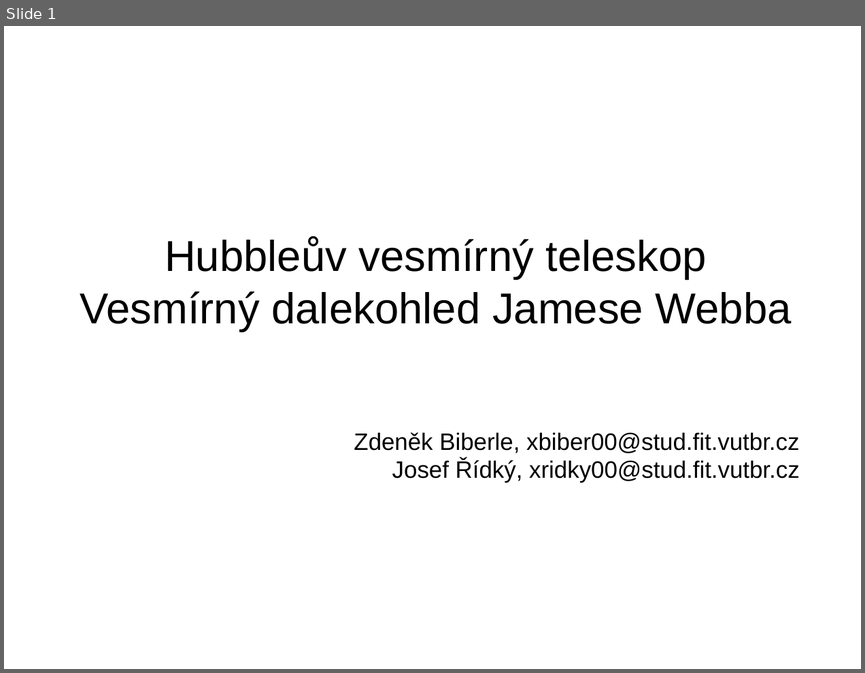
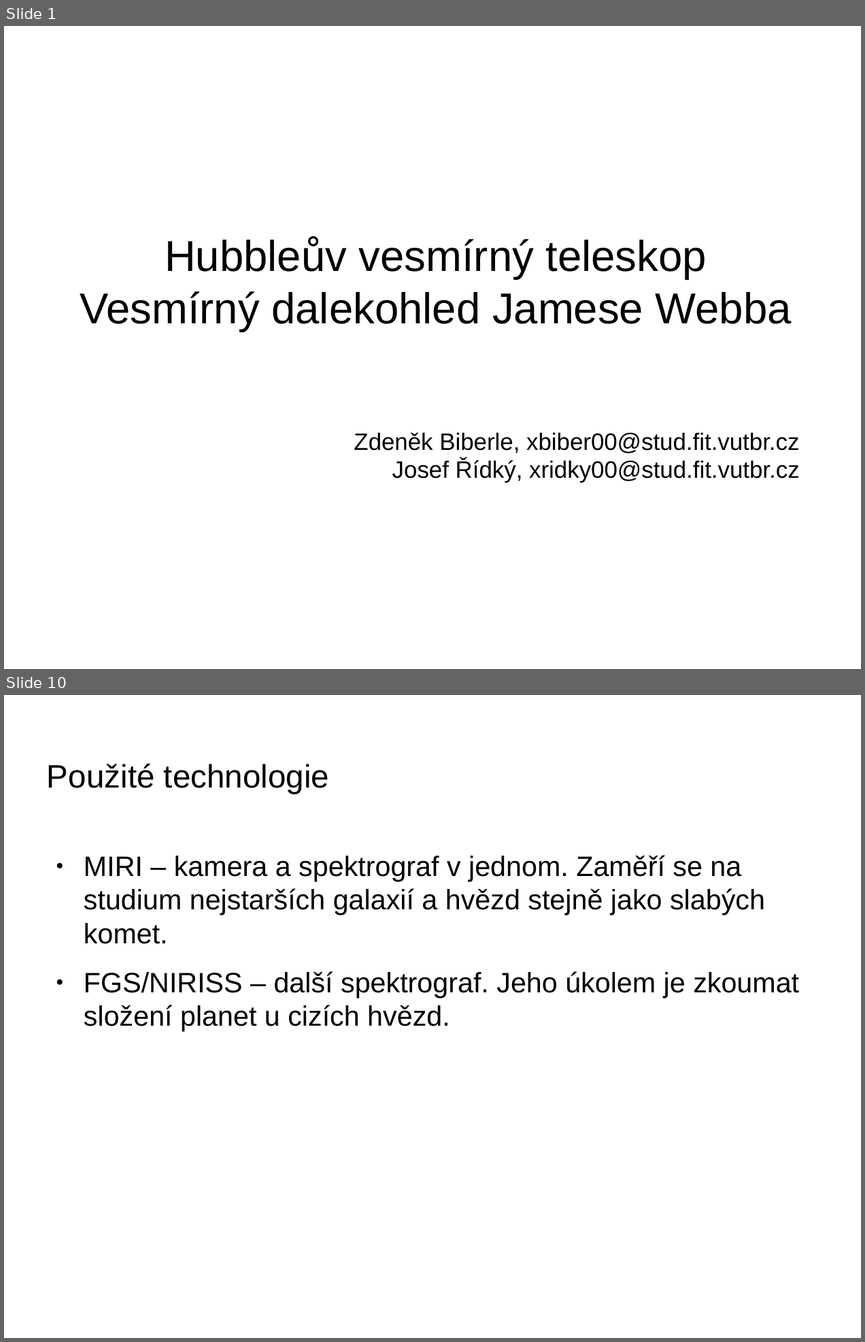
Before and after one commit to fast4shoot/FYO2015, a slide deck: slides/slides.odp. Shown one above the other, each under a label of ours: slide 1 before the commit, slides 1 and 10 after it; the slides between them are not shown. The pictures are 865x673 and 865x1342 pixels, drawn with LibreOffice and Linux fonts; fonts in the diff are those of the drawing; background and template pictures are left out. Boxes give left, top, right and bottom in pixels: in the first picture for what was removed or moved away, otherwise in the second. Text is boxed around its words. In the diff, an @@ line names an element or a change of style, - is before the commit and + after.

```diff
--- a/slides/slides.odp
+++ b/slides/slides.odp
@@ slide 10 added at bbox=[4, 695, 861, 1338], background picture (left out) @@
@@ title added at bbox=[47, 764, 329, 794], 30 pt, text #000000 @@
+Použité technologie
@@ text added at bbox=[84, 855, 799, 1031], 26 pt, text #000000 @@
+● MIRI – kamera a spektrograf v jednom. Zaměří se na studium nejstarších galaxií a hvězd stejně jako slabých komet.
+● FGS/NIRISS – další spektrograf. Jeho úkolem je zkoumat složení planet u cizích hvězd.
```
Also in this commit, not shown: 1 slide changed, 9 other slides added, 3 other files.
